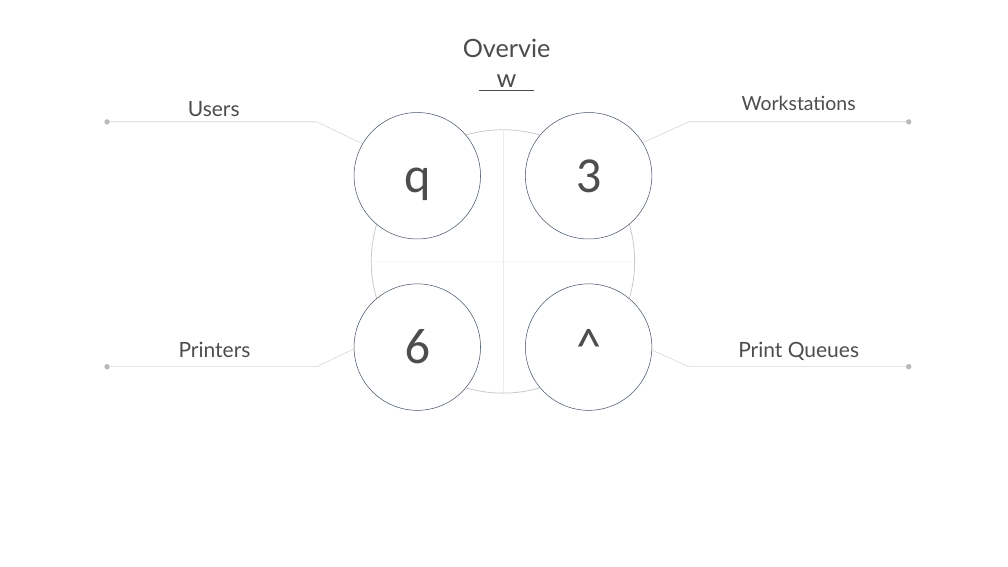
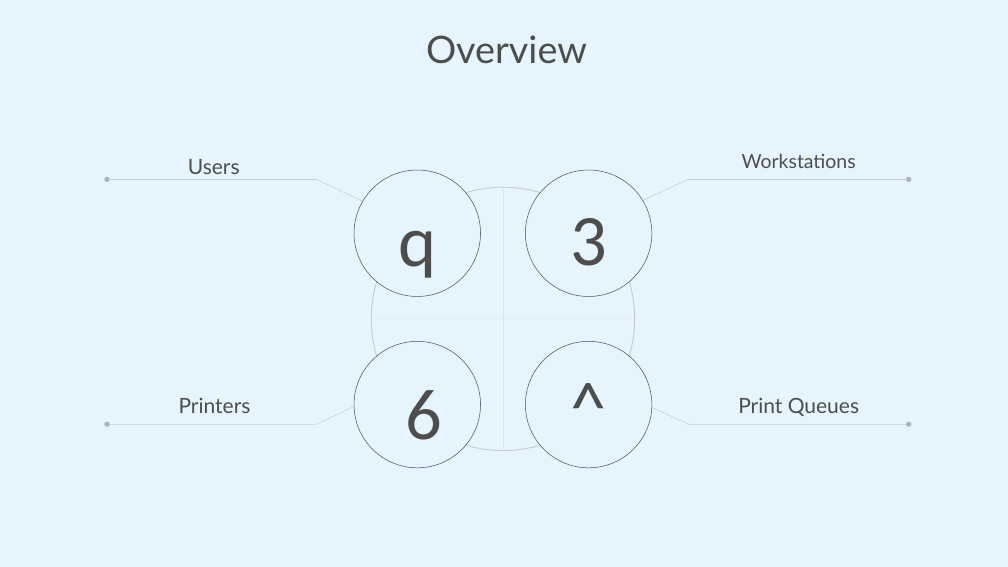
Before and after one commit to printix/Power-BI, a slide deck: slide 3 of PowerPoint/PrintixPowerBIDesign.pptx. Drawn at 1008x567 pixels with LibreOffice and Linux fonts; fonts in the diff are those of the drawing; background and template pictures are left out. Boxes give left, top, right and bottom in pixels: in the first picture for what was removed or moved away, otherwise in the second. Text is boxed around its words. In the diff, an @@ line names an element or a change of style, - is before the commit and + after.

```diff
--- a/PowerPoint/PrintixPowerBIDesign.pptx
+++ b/PowerPoint/PrintixPowerBIDesign.pptx
@@ background #FFFFFF to #E5F4FD @@
@@ text "Overview": place and size @@
-text "Overview" at [450,31,563,65]
+text "Overview" at [426,35,587,64]
@@ text "Overview" at [426,35,587,64]: size 48 to 72 pt @@
@@ line removed from (534, 90) to (479, 90) @@
@@ text in freeform shape at [404,167,430,200]: text removed @@
-q
@@ text in freeform shape at [576,159,602,193]: text removed @@
-3
@@ 2 freeform shapes, 1 text, 1 line: place and size @@
-2 freeform shapes, 1 text, 1 line at [107,95,909,392]
+2 freeform shapes, 1 text, 1 line at [107,153,909,449]
@@ text added at [398,231,436,278], 138 pt, text #4D4D4D @@
+q
@@ text added at [570,218,607,266], 138 pt, text #4D4D4D @@
+3
@@ text in freeform shape at [405,329,431,364]: text removed @@
-6
@@ 6 freeform shapes, 3 texts, 1 ellipse, 1 line: place and size @@
-6 freeform shapes, 3 texts, 1 ellipse, 1 line at [107,101,909,411]
+6 freeform shapes, 3 texts, 1 ellipse, 1 line at [107,159,909,468]
@@ fill #FFFFFF to #E5F4FD in 4 elements at [526,341,652,468], [354,170,480,297], [526,170,652,297], [354,341,480,468] @@
@@ text in freeform shape at [526,341,652,468]: text removed @@
-^
@@ text added at [556,359,621,450], 138 pt, text #4D4D4D @@
+^
@@ text added at [406,390,443,440], 138 pt, text #4D4D4D @@
+6
```
Also in this commit, not shown: 14 other slides changed, 2 slides added, 2 slides removed, 17 other files.
